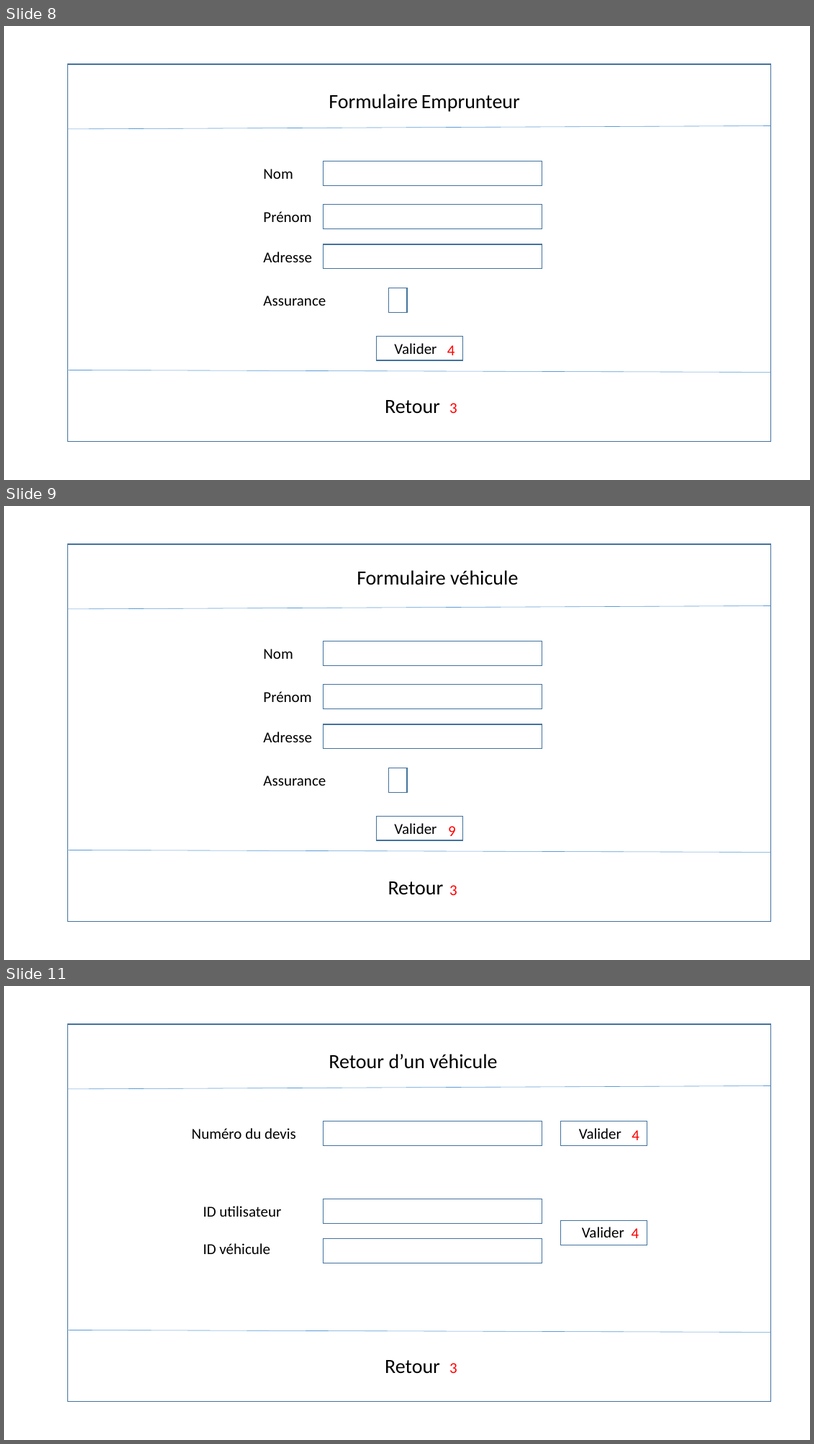
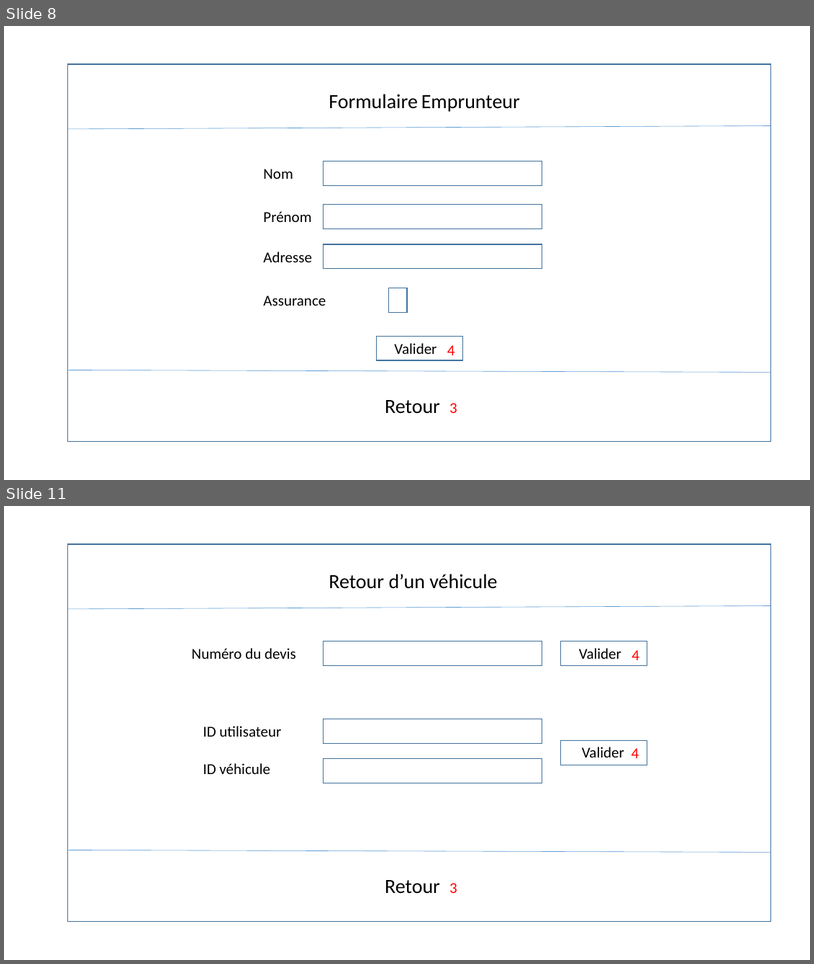
Before and after one commit to theaud/L3_project_java, a slide deck: src/Layout/Visuel_ecran.pptx. Shown one above the other, each under a label of ours: slides 8, 9 and 11 before the commit, slides 8 and 11 after it; the slides between them are not shown. The pictures are 814x1444 and 814x964 pixels, drawn with LibreOffice and Linux fonts; fonts in the diff are those of the drawing. Boxes give left, top, right and bottom in pixels: in the first picture for what was removed or moved away, otherwise in the second. Text is boxed around its words. In the diff, an @@ line names an element or a change of style, - is before the commit and + after.

Commit message:
Added files via upload
ptt

```diff
--- a/src/Layout/Visuel_ecran.pptx
+++ b/src/Layout/Visuel_ecran.pptx
@@ slide 9 removed at bbox=[4, 506, 810, 960], background #FFFFFF @@
@@ rectangle removed at bbox=[67, 544, 771, 921] @@
@@ text removed at bbox=[357, 570, 518, 585] @@
-Formulaire véhicule
@@ line removed from (67, 609) to (771, 606) @@
@@ text removed at bbox=[263, 649, 293, 659] @@
-Nom
@@ rectangle removed at bbox=[324, 641, 543, 665] @@
@@ text removed at bbox=[263, 691, 311, 702] @@
-Prénom
@@ rectangle removed at bbox=[324, 684, 543, 708] @@
@@ text removed at bbox=[263, 731, 311, 742] @@
-Adresse
@@ rectangle removed at bbox=[324, 724, 543, 749] @@
@@ text removed at bbox=[263, 775, 326, 785] @@
-Assurance
@@ rectangle removed at bbox=[388, 768, 407, 792] @@
@@ rectangle removed at bbox=[377, 816, 463, 840] @@
@@ text removed at bbox=[394, 823, 437, 834] @@
-Valider
@@ text removed at bbox=[448, 826, 456, 841] @@
-9
@@ line removed from (67, 849) to (771, 852) @@
@@ text removed at bbox=[388, 881, 444, 895] @@
-Retour
@@ text removed at bbox=[450, 885, 458, 895] @@
-3
```
Also in this commit, not shown: 2 slides added, 1 other slide removed.
